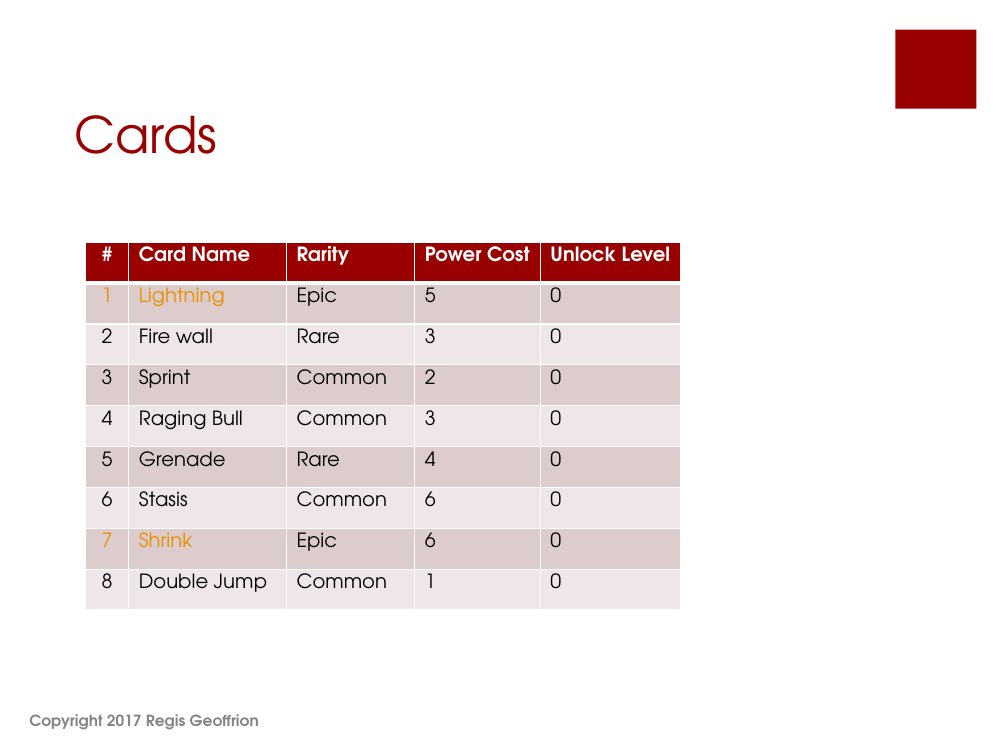
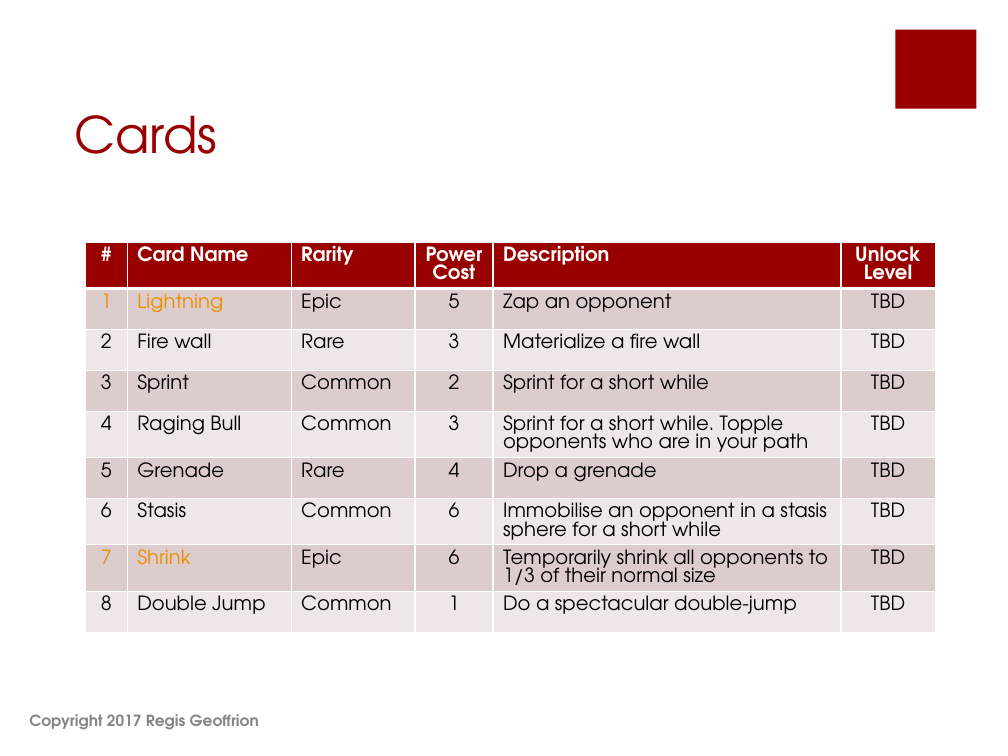
Before and after one commit to shahbazGamedev/Hero-s-Run, a slide deck: slide 37 of Documents/Earth Alone.pptx (slide 36 before the commit). Drawn at 1008x756 pixels with LibreOffice and Linux fonts; fonts in the diff are those of the drawing. Boxes give left, top, right and bottom in pixels: in the first picture for what was removed or moved away, otherwise in the second. Text is boxed around its words. In the diff, an @@ line names an element or a change of style, - is before the commit and + after.

```diff
--- a/Documents/Earth Alone.pptx
+++ b/Documents/Earth Alone.pptx
@@ table at (86,242,936,674) @@
-column 4: Power Cost | 5 | 3 | 2 | 3 | 4 | 6 | 6 | 1
-column 5: Unlock Level | 0 | 0 | 0 | 0 | 0 | 0 | 0 | 0
+column 4: Power / Cost | 5 | 3 | 2 | 3 | 4 | 6 | 6 | 1
+column 5: Description | Zap an opponent | Materialize a fire wall | Sprint for a short while | Sprint for a short while. Topple opponents who are in your path | Drop a grenade | Immobilise an opponent in a stasis sphere for a short while | Temporarily shrink all opponents to 1/3 of their normal size | Do a spectacular double-jump
+column 6: Unlock Level | TBD | TBD | TBD | TBD | TBD | TBD | TBD | TBD
@@ table: place and size @@
-table at (86,242,681,610)
+table at (86,242,936,674)
```
Also in this commit, not shown: 13 other slides changed, 1 slide added.
